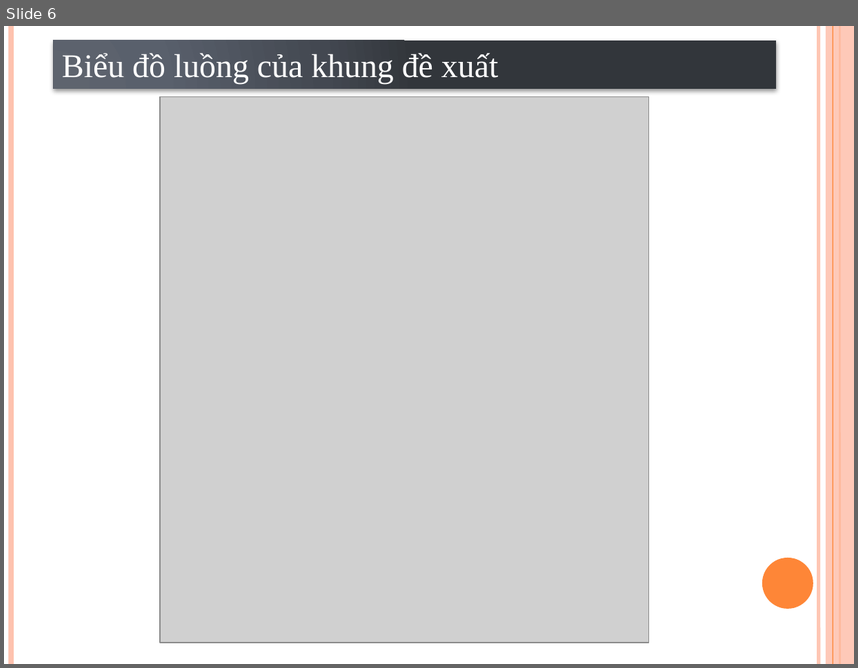
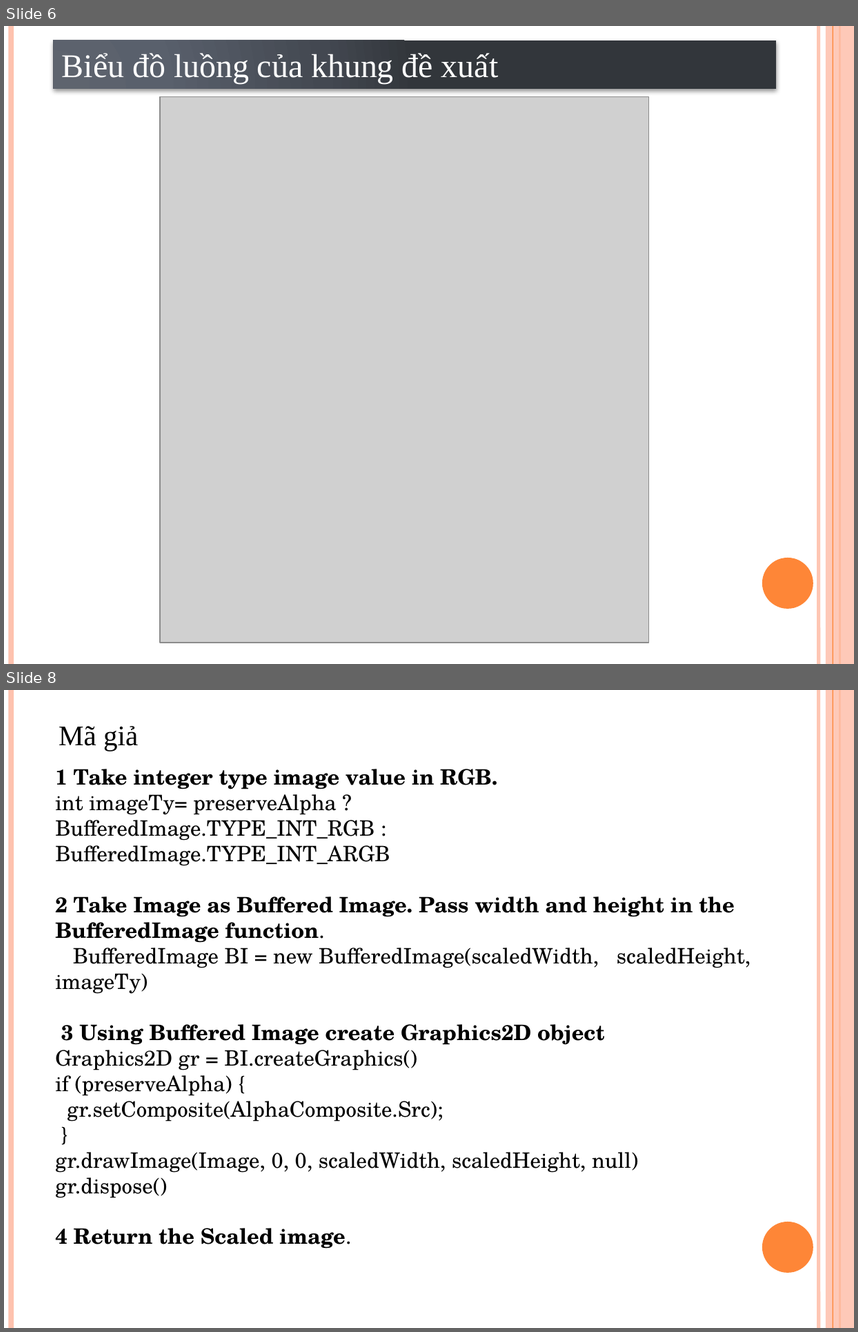
Before and after one commit to VoLeKhanhDuy/Xu_Ly_Anh, a slide deck: Optical character recognition using template matching.pptx. Shown one above the other, each under a label of ours: slide 6 before the commit, slides 6 and 8 after it; the slides between them are not shown. The pictures are 858x668 and 858x1332 pixels, drawn with LibreOffice and Linux fonts; fonts in the diff are those of the drawing; grey boxes stand for pictures. Boxes give left, top, right and bottom in pixels: in the first picture for what was removed or moved away, otherwise in the second. Text is boxed around its words. In the diff, an @@ line names an element or a change of style, - is before the commit and + after.

Commit message:
update 22h40

```diff
--- a/Optical character recognition using template matching.pptx
+++ b/Optical character recognition using template matching.pptx
@@ slide 8 added at (4,690,854,1328), background #FFFFFF; not listed: 6 template elements that a slide beside it also shows @@
@@ text added at (59,726,138,751), 24 pt, text #000000 @@
+Mã giả
@@ text added at (55,769,751,1248), 18 pt, text #000000 @@
+1 Take integer type image value in RGB.
+int imageTy= preserveAlpha ?
+BufferedImage.TYPE_INT_RGB :
+BufferedImage.TYPE_INT_ARGB
+2 Take Image as Buffered Image. Pass width and height in the BufferedImage function.
+BufferedImage BI = new BufferedImage(scaledWidth, scaledHeight, imageTy)
+3 Using Buffered Image create Graphics2D object
+Graphics2D gr = BI.createGraphics()
+if (preserveAlpha) {
+gr.setComposite(AlphaComposite.Src);
+}
+gr.drawImage(Image, 0, 0, scaledWidth, scaledHeight, null) gr.dispose()
+4 Return the Scaled image.
```
Also in this commit, not shown: 2 other slides added, 1 slide removed.
